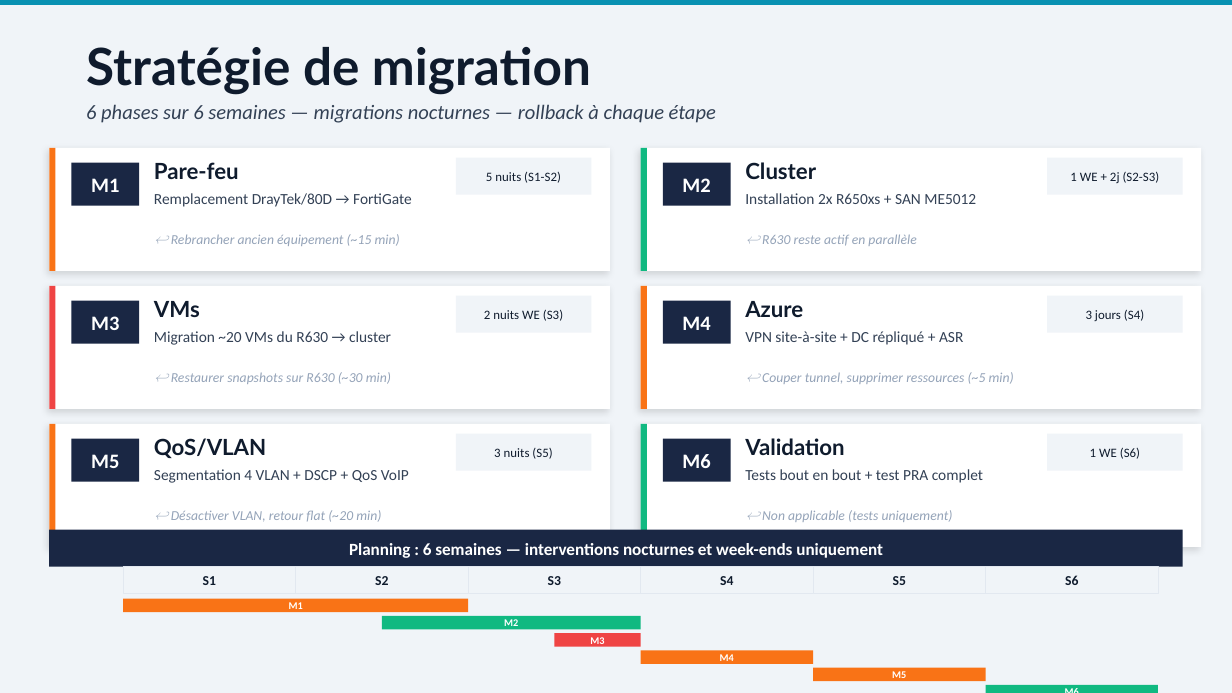
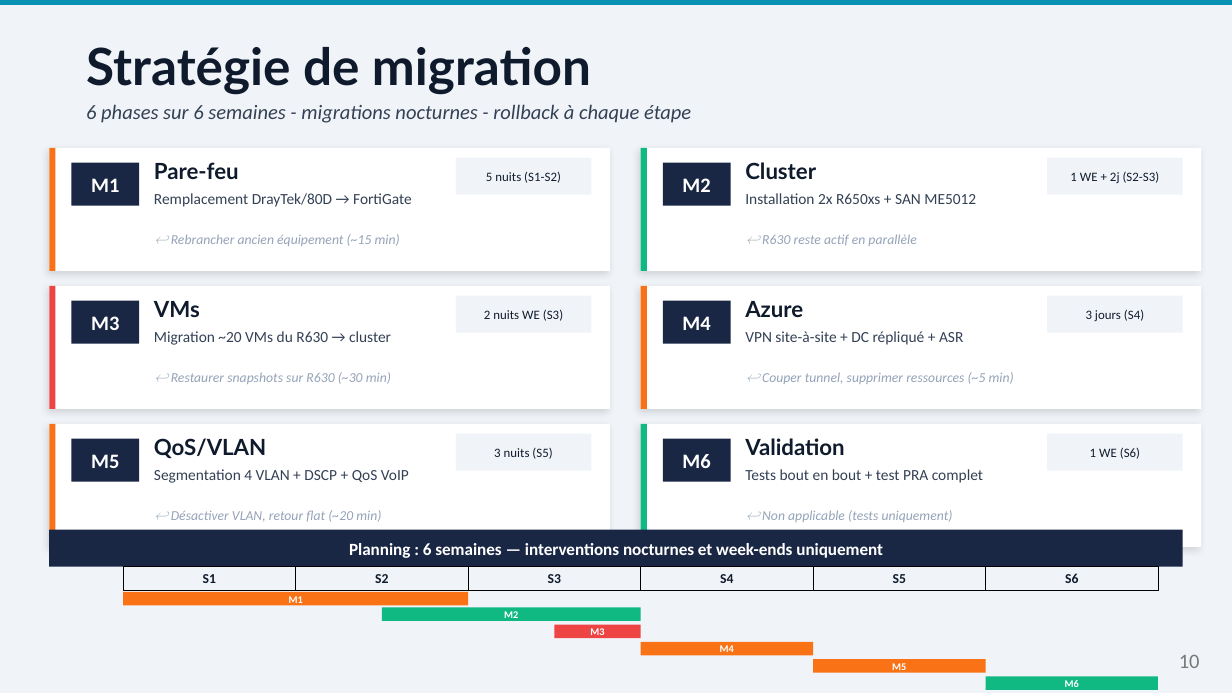
Before and after one commit to AnythingLegalConsidered/MSPR-NordTransit, a slide deck: slide 10 of docs/05-soutenance/MSPR_NordTransit_Presentation.pptx. Drawn at 1232x693 pixels with LibreOffice and Linux fonts; fonts in the diff are those of the drawing. Boxes give left, top, right and bottom in pixels: in the first picture for what was removed or moved away, otherwise in the second. Text is boxed around its words. In the diff, an @@ line names an element or a change of style, - is before the commit and + after.

```diff
--- a/docs/05-soutenance/MSPR_NordTransit_Presentation.pptx
+++ b/docs/05-soutenance/MSPR_NordTransit_Presentation.pptx
@@ text at bbox=[86, 104, 691, 123]: text changed @@
-6 phases sur 6 semaines — migrations nocturnes — rollback à chaque étape
+6 phases sur 6 semaines - migrations nocturnes - rollback à chaque étape
@@ rectangle: place and size @@
-rectangle at bbox=[123, 567, 296, 594]
+rectangle at bbox=[123, 567, 296, 590]
@@ rectangle: place and size @@
-rectangle at bbox=[296, 567, 468, 594]
+rectangle at bbox=[296, 567, 468, 590]
@@ rectangle: place and size @@
-rectangle at bbox=[468, 567, 641, 594]
+rectangle at bbox=[468, 567, 641, 590]
@@ rectangle: place and size @@
-rectangle at bbox=[641, 567, 813, 594]
+rectangle at bbox=[641, 567, 813, 590]
@@ rectangle: place and size @@
-rectangle at bbox=[813, 567, 986, 594]
+rectangle at bbox=[813, 567, 986, 590]
@@ outline #E2E8F0 0.5 pt to #000000 0.5 pt in 6 elements at bbox=[123, 567, 296, 590], bbox=[296, 567, 468, 590], bbox=[468, 567, 641, 590], bbox=[641, 567, 813, 590], bbox=[813, 567, 986, 590], bbox=[986, 567, 1158, 590] @@
@@ rectangle: place and size @@
-rectangle at bbox=[986, 567, 1158, 594]
+rectangle at bbox=[986, 567, 1158, 590]
@@ text "M1": place and size @@
-text "M1" at bbox=[289, 602, 303, 613]
+text "M1" at bbox=[289, 595, 303, 607]
@@ 6 rectangles, 5 texts: place and size @@
-6 rectangles, 5 texts at bbox=[123, 599, 1158, 693]
+6 rectangles, 5 texts at bbox=[123, 591, 1158, 690]
@@ page number added at bbox=[1179, 655, 1200, 668], 12 pt, text #797979 @@
+10
```
Also in this commit, not shown: 11 other slides changed, 16 other files.
